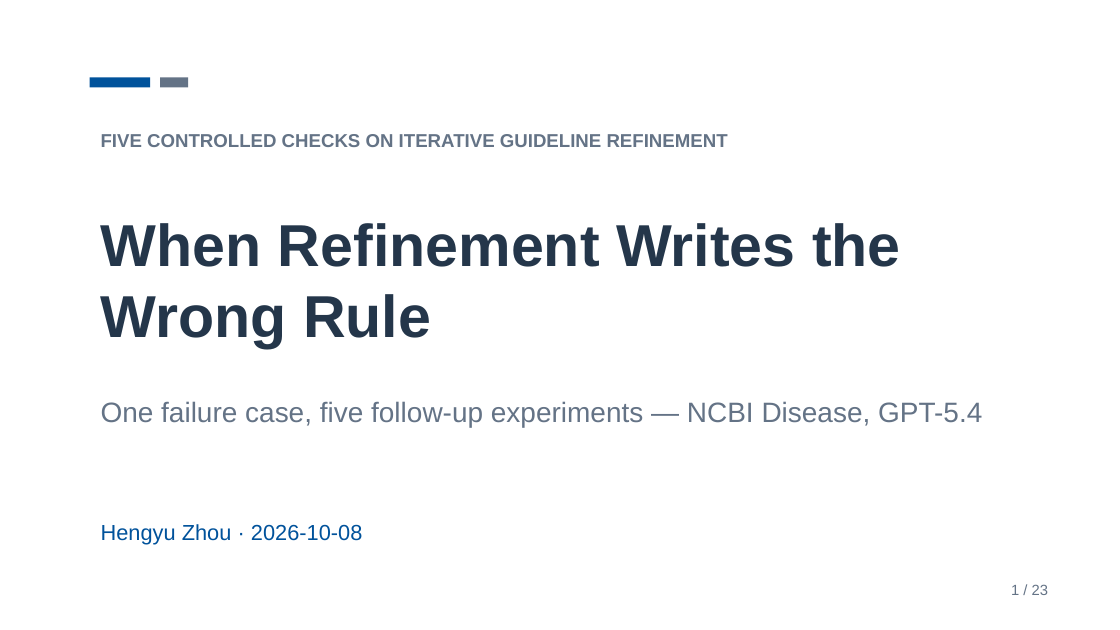
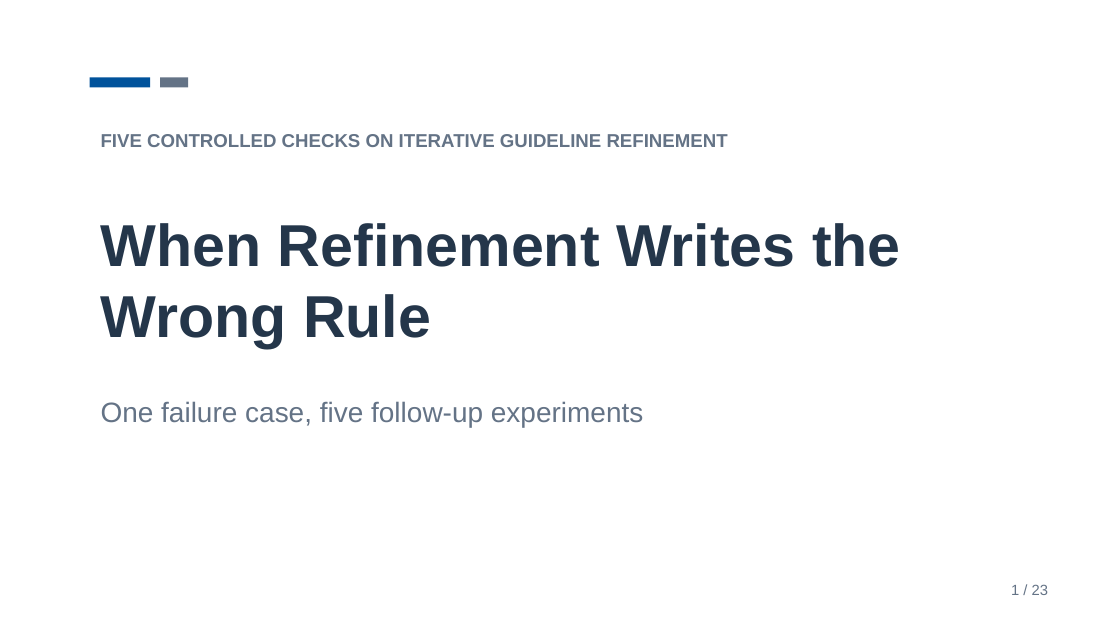
Before and after one commit to newhouse-ss/shuron, a slide deck: slide 1 of docs/slides/20261008_p0-p4_findings_en.pptx. Drawn at 1120x630 pixels with LibreOffice and Linux fonts; fonts in the diff are those of the drawing. Boxes give left, top, right and bottom in pixels: in the first picture for what was removed or moved away, otherwise in the second. Text is boxed around its words. In the diff, an @@ line names an element or a change of style, - is before the commit and + after.

```diff
--- a/docs/slides/20261008_p0-p4_findings_en.pptx
+++ b/docs/slides/20261008_p0-p4_findings_en.pptx
@@ text at (101, 401, 643, 427): text changed @@
-One failure case, five follow-up experiments — NCBI Disease, GPT-5.4
+One failure case, five follow-up experiments
@@ text removed at (101, 524, 363, 544) @@
-Hengyu Zhou · 2026-10-08
```
Also in this commit, not shown: 4 other slides changed, 11 other files.
